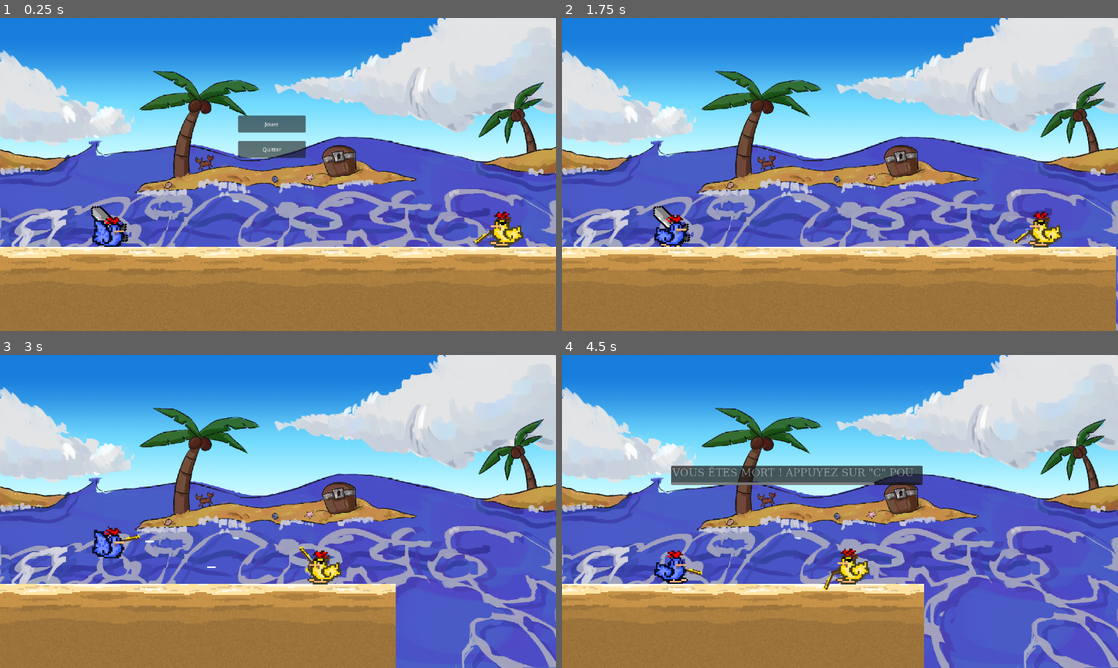
Above: before the commit, frames 1-4 (two rows, left to right).
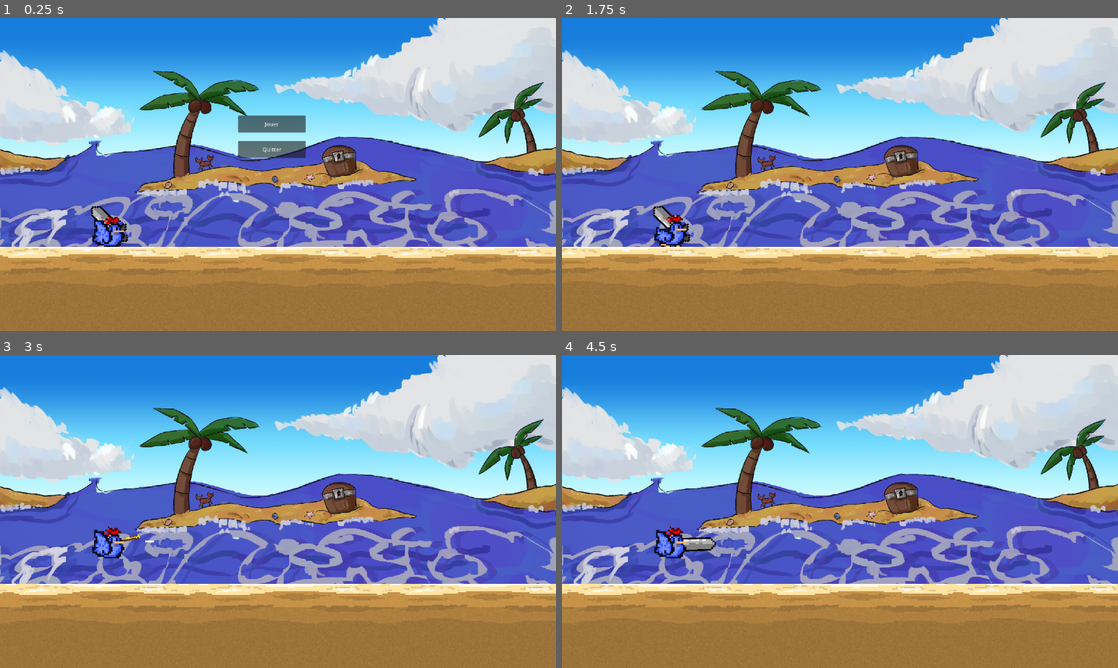
Above: after the commit, the same moments.

Repository: gameking773/FightOrFlightGameJamV
Game: Godot game, scene res://scene/game.tscn
The game is run twice, just before and just after one commit, with the same random seed, the same clock (stepped at 60 frames per second) and the same inputs.
Inputs:
- Up to frame 1 (0.25 s): no input
- Up to frame 2 (1.75 s): click "Jouer" at 0.5 s; tap W (attack) at 1.35 s; tap Space (jump) at 1.52 s
- Up to frame 3 (3 s): tap E (switch_weapon) at 2.1 s; tap Space (jump) at 2.27 s; tap W (attack) at 2.85 s
- Up to frame 4 (4.5 s): tap E (switch_weapon) at 3.6 s; tap Space (jump) at 3.77 s; tap W (attack) at 4.35 s

The runs differ from the first frame. In frame 1, 0.5% of the frame differs, in the area x 85-95%, y 61-74%; in frame 2, 0.6%; in frame 3, 8.3%; in frame 4, 15%, in the area x 0-100%, y 35-100%.

Commit message:
Ajout de la génération aléatoire

Diff:
--- /dev/null
+++ b/parcelle/sand_parcelle_template0.tscn
@@ -0,0 +1,22 @@
+[gd_scene load_steps=3 format=3 uid="uid://ceof241eap5gi"]
+
+[ext_resource type="Texture2D" uid="uid://bxdp1duccuolm" path="res://texture/texture-sand.png" id="1_c62gp"]
+
+[sub_resource type="RectangleShape2D" id="RectangleShape2D_wx0f8"]
+size = Vector2(1144, 300)
+
+[node name="sand_parcelle" type="StaticBody2D"]
+position = Vector2(-40, 265)
+
+[node name="Texture-sand" type="Sprite2D" parent="."]
+scale = Vector2(4, 4)
+texture = ExtResource("1_c62gp")
+
+[node name="Texture-sand2" type="Sprite2D" parent="."]
+position = Vector2(572, 0)
+scale = Vector2(4, 4)
+texture = ExtResource("1_c62gp")
+
+[node name="CollisionShape2D" type="CollisionShape2D" parent="."]
+position = Vector2(286, 0)
+shape = SubResource("RectangleShape2D_wx0f8")
--- /dev/null
+++ b/parcelle/sand_parcelle_template1.tscn
@@ -0,0 +1,22 @@
+[gd_scene load_steps=3 format=3 uid="uid://dyrbripd36ue6"]
+
+[ext_resource type="Texture2D" uid="uid://bxdp1duccuolm" path="res://texture/texture-sand.png" id="1_7natm"]
+
+[sub_resource type="RectangleShape2D" id="RectangleShape2D_wx0f8"]
+size = Vector2(1144, 300)
+
+[node name="sand_parcelle" type="StaticBody2D"]
+position = Vector2(-40, 265)
+
+[node name="Texture-sand" type="Sprite2D" parent="."]
+scale = Vector2(4, 4)
+texture = ExtResource("1_7natm")
+
+[node name="Texture-sand2" type="Sprite2D" parent="."]
+position = Vector2(572, 0)
+scale = Vector2(4, 4)
+texture = ExtResource("1_7natm")
+
+[node name="CollisionShape2D" type="CollisionShape2D" parent="."]
+position = Vector2(286, 0)
+shape = SubResource("RectangleShape2D_wx0f8")
--- /dev/null
+++ b/parcelle/sand_parcelle_template2.tscn
@@ -0,0 +1,22 @@
+[gd_scene load_steps=3 format=3 uid="uid://c0vrjqg48kx8l"]
+
+[ext_resource type="Texture2D" uid="uid://bxdp1duccuolm" path="res://texture/texture-sand.png" id="1_mkueb"]
+
+[sub_resource type="RectangleShape2D" id="RectangleShape2D_wx0f8"]
+size = Vector2(1144, 300)
+
+[node name="sand_parcelle" type="StaticBody2D"]
+position = Vector2(-40, 265)
+
+[node name="Texture-sand" type="Sprite2D" parent="."]
+scale = Vector2(4, 4)
+texture = ExtResource("1_mkueb")
+
+[node name="Texture-sand2" type="Sprite2D" parent="."]
+position = Vector2(572, 0)
+scale = Vector2(4, 4)
+texture = ExtResource("1_mkueb")
+
+[node name="CollisionShape2D" type="CollisionShape2D" parent="."]
+position = Vector2(286, 0)
+shape = SubResource("RectangleShape2D_wx0f8")
--- /dev/null
+++ b/parcelle/sand_parcelle_template3.tscn
@@ -0,0 +1,22 @@
+[gd_scene load_steps=3 format=3 uid="uid://5sjr6ddc8ina"]
+
+[ext_resource type="Texture2D" uid="uid://bxdp1duccuolm" path="res://texture/texture-sand.png" id="1_8q6br"]
+
+[sub_resource type="RectangleShape2D" id="RectangleShape2D_wx0f8"]
+size = Vector2(1144, 300)
+
+[node name="sand_parcelle" type="StaticBody2D"]
+position = Vector2(-40, 265)
+
+[node name="Texture-sand" type="Sprite2D" parent="."]
+scale = Vector2(4, 4)
+texture = ExtResource("1_8q6br")
+
+[node name="Texture-sand2" type="Sprite2D" parent="."]
+position = Vector2(572, 0)
+scale = Vector2(4, 4)
+texture = ExtResource("1_8q6br")
+
+[node name="CollisionShape2D" type="CollisionShape2D" parent="."]
+position = Vector2(286, 0)
+shape = SubResource("RectangleShape2D_wx0f8")
--- /dev/null
+++ b/parcelle/sand_parcelle_template4.tscn
@@ -0,0 +1,22 @@
+[gd_scene load_steps=3 format=3 uid="uid://3jbmfgqsnqhi"]
+
+[ext_resource type="Texture2D" uid="uid://bxdp1duccuolm" path="res://texture/texture-sand.png" id="1_bw668"]
+
+[sub_resource type="RectangleShape2D" id="RectangleShape2D_wx0f8"]
+size = Vector2(1144, 300)
+
+[node name="sand_parcelle" type="StaticBody2D"]
+position = Vector2(-40, 265)
+
+[node name="Texture-sand" type="Sprite2D" parent="."]
+scale = Vector2(4, 4)
+texture = ExtResource("1_bw668")
+
+[node name="Texture-sand2" type="Sprite2D" parent="."]
+position = Vector2(572, 0)
+scale = Vector2(4, 4)
+texture = ExtResource("1_bw668")
+
+[node name="CollisionShape2D" type="CollisionShape2D" parent="."]
+position = Vector2(286, 0)
+shape = SubResource("RectangleShape2D_wx0f8")
--- /dev/null
+++ b/parcelle/sand_parcelle_template5.tscn
@@ -0,0 +1,22 @@
+[gd_scene load_steps=3 format=3 uid="uid://cgpi77sd2nxrh"]
+
+[ext_resource type="Texture2D" uid="uid://bxdp1duccuolm" path="res://texture/texture-sand.png" id="1_govg4"]
+
+[sub_resource type="RectangleShape2D" id="RectangleShape2D_wx0f8"]
+size = Vector2(1144, 300)
+
+[node name="sand_parcelle" type="StaticBody2D"]
+position = Vector2(-40, 265)
+
+[node name="Texture-sand" type="Sprite2D" parent="."]
+scale = Vector2(4, 4)
+texture = ExtResource("1_govg4")
+
+[node name="Texture-sand2" type="Sprite2D" parent="."]
+position = Vector2(572, 0)
+scale = Vector2(4, 4)
+texture = ExtResource("1_govg4")
+
+[node name="CollisionShape2D" type="CollisionShape2D" parent="."]
+position = Vector2(286, 0)
+shape = SubResource("RectangleShape2D_wx0f8")
--- /dev/null
+++ b/parcelle/sand_parcelle_template6.tscn
@@ -0,0 +1,22 @@
+[gd_scene load_steps=3 format=3 uid="uid://q0rcj5juiiif"]
+
+[ext_resource type="Texture2D" uid="uid://bxdp1duccuolm" path="res://texture/texture-sand.png" id="1_17nxm"]
+
+[sub_resource type="RectangleShape2D" id="RectangleShape2D_wx0f8"]
+size = Vector2(1144, 300)
+
+[node name="sand_parcelle" type="StaticBody2D"]
+position = Vector2(-40, 265)
+
+[node name="Texture-sand" type="Sprite2D" parent="."]
+scale = Vector2(4, 4)
+texture = ExtResource("1_17nxm")
+
+[node name="Texture-sand2" type="Sprite2D" parent="."]
+position = Vector2(572, 0)
+scale = Vector2(4, 4)
+texture = ExtResource("1_17nxm")
+
+[node name="CollisionShape2D" type="CollisionShape2D" parent="."]
+position = Vector2(286, 0)
+shape = SubResource("RectangleShape2D_wx0f8")
--- /dev/null
+++ b/parcelle/sand_parcelle_template7.tscn
@@ -0,0 +1,22 @@
+[gd_scene load_steps=3 format=3 uid="uid://o8h6ylkd7bff"]
+
+[ext_resource type="Texture2D" uid="uid://bxdp1duccuolm" path="res://texture/texture-sand.png" id="1_8ix2c"]
+
+[sub_resource type="RectangleShape2D" id="RectangleShape2D_wx0f8"]
+size = Vector2(1144, 300)
+
+[node name="sand_parcelle" type="StaticBody2D"]
+position = Vector2(-40, 265)
+
+[node name="Texture-sand" type="Sprite2D" parent="."]
+scale = Vector2(4, 4)
+texture = ExtResource("1_8ix2c")
+
+[node name="Texture-sand2" type="Sprite2D" parent="."]
+position = Vector2(572, 0)
+scale = Vector2(4, 4)
+texture = ExtResource("1_8ix2c")
+
+[node name="CollisionShape2D" type="CollisionShape2D" parent="."]
+position = Vector2(286, 0)
+shape = SubResource("RectangleShape2D_wx0f8")
--- /dev/null
+++ b/parcelle/sand_parcelle_template8.tscn
@@ -0,0 +1,22 @@
+[gd_scene load_steps=3 format=3 uid="uid://mwng3135icj0"]
+
+[ext_resource type="Texture2D" uid="uid://bxdp1duccuolm" path="res://texture/texture-sand.png" id="1_2rb1x"]
+
+[sub_resource type="RectangleShape2D" id="RectangleShape2D_wx0f8"]
+size = Vector2(1144, 300)
+
+[node name="sand_parcelle" type="StaticBody2D"]
+position = Vector2(-40, 265)
+
+[node name="Texture-sand" type="Sprite2D" parent="."]
+scale = Vector2(4, 4)
+texture = ExtResource("1_2rb1x")
+
+[node name="Texture-sand2" type="Sprite2D" parent="."]
+position = Vector2(572, 0)
+scale = Vector2(4, 4)
+texture = ExtResource("1_2rb1x")
+
+[node name="CollisionShape2D" type="CollisionShape2D" parent="."]
+position = Vector2(286, 0)
+shape = SubResource("RectangleShape2D_wx0f8")
--- /dev/null
+++ b/parcelle/sand_parcelle_template9.tscn
@@ -0,0 +1,22 @@
+[gd_scene load_steps=3 format=3 uid="uid://c0ynqxqi1ltl0"]
+
+[ext_resource type="Texture2D" uid="uid://bxdp1duccuolm" path="res://texture/texture-sand.png" id="1_ewqxc"]
+
+[sub_resource type="RectangleShape2D" id="RectangleShape2D_wx0f8"]
+size = Vector2(1144, 300)
+
+[node name="sand_parcelle" type="StaticBody2D"]
+position = Vector2(-40, 265)
+
+[node name="Texture-sand" type="Sprite2D" parent="."]
+scale = Vector2(4, 4)
+texture = ExtResource("1_ewqxc")
+
+[node name="Texture-sand2" type="Sprite2D" parent="."]
+position = Vector2(572, 0)
+scale = Vector2(4, 4)
+texture = ExtResource("1_ewqxc")
+
+[node name="CollisionShape2D" type="CollisionShape2D" parent="."]
+position = Vector2(286, 0)
+shape = SubResource("RectangleShape2D_wx0f8")
--- a/scene/game.tscn
+++ b/scene/game.tscn
@@ -6,7 +6,6 @@
 [ext_resource type="PackedScene" uid="uid://bgy231yb0qrh3" path="res://scene/main_menu.tscn" id="3_0gnls"]
 [ext_resource type="PackedScene" uid="uid://c6oq4v6nvex38" path="res://scene/sand_parcelle.tscn" id="4_b8d8e"]
 [ext_resource type="Script" path="res://script/terrain_gen.gd" id="4_ukmbk"]
-[ext_resource type="PackedScene" uid="uid://iuwkaoutwnvs" path="res://scene/pirate.tscn" id="7_83ha2"]
 
 [node name="game" type="Node2D"]
 
@@ -38,7 +37,4 @@
 [node name="sand_parcelle_base2" parent="terrain" instance=ExtResource("4_b8d8e")]
 position = Vector2(1100, 265)
 
-[node name="pirate" parent="." instance=ExtResource("7_83ha2")]
-position = Vector2(1170, 52)
-
 [connection signal="playispressed" from="main_menu" to="player" method="_on_main_menu_playispressed"]
--- /dev/null
+++ b/scene/sand_parcelle_template.tscn
@@ -0,0 +1,22 @@
+[gd_scene load_steps=3 format=3 uid="uid://ct5vq0ukuefan"]
+
+[ext_resource type="Texture2D" uid="uid://bxdp1duccuolm" path="res://texture/texture-sand.png" id="1_boetv"]
+
+[sub_resource type="RectangleShape2D" id="RectangleShape2D_wx0f8"]
+size = Vector2(1144, 300)
+
+[node name="sand_parcelle" type="StaticBody2D"]
+position = Vector2(-40, 265)
+
+[node name="Texture-sand" type="Sprite2D" parent="."]
+scale = Vector2(4, 4)
+texture = ExtResource("1_boetv")
+
+[node name="Texture-sand2" type="Sprite2D" parent="."]
+position = Vector2(572, 0)
+scale = Vector2(4, 4)
+texture = ExtResource("1_boetv")
+
+[node name="CollisionShape2D" type="CollisionShape2D" parent="."]
+position = Vector2(286, 0)
+shape = SubResource("RectangleShape2D_wx0f8")
--- a/script/terrain_gen.gd
+++ b/script/terrain_gen.gd
@@ -1,8 +1,26 @@
 extends Node2D
 
 @onready var player: CharacterBody2D = $"../player"
+var rng = RandomNumberGenerator.new()
+var parcelleCount = 0
 
-# Note : Chaque parcelle est espacé de 570 sur l'axe x, l'axe y n'aura pas besoin d'être modifié
+func creerParcelle() -> void:
+	var randomNum = rng.randi_range(0,9)
+	var parcelleChoosen = "res://parcelle/sand_parcelle_template" + str(randomNum) + ".tscn"
+
+	var parcelle = load(parcelleChoosen)
+	var instance = parcelle.instantiate()
+	parcelleCount += 1
+	instance.position.x += 1140 * parcelleCount
+	add_child(instance)
+
+func _ready() -> void:
+	creerParcelle()
+
+# Note : Chaque parcelle est espacé de 570 sur l'axe x, x2 = 1140, l'axe y n'aura pas besoin d'être modifié
 func _physics_process(_delta: float) -> void:
+
 	if player.isMoving:
-		pass
+		await get_tree().create_timer(1).timeout
+
+		creerParcelle()
Not shown: 1 places in scene/game.tscn that only renumber resources
